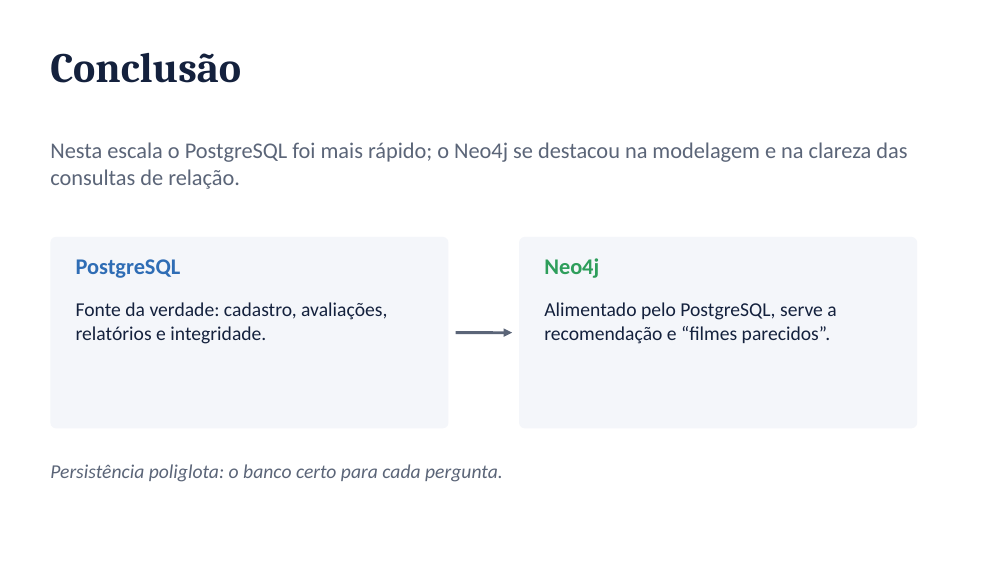
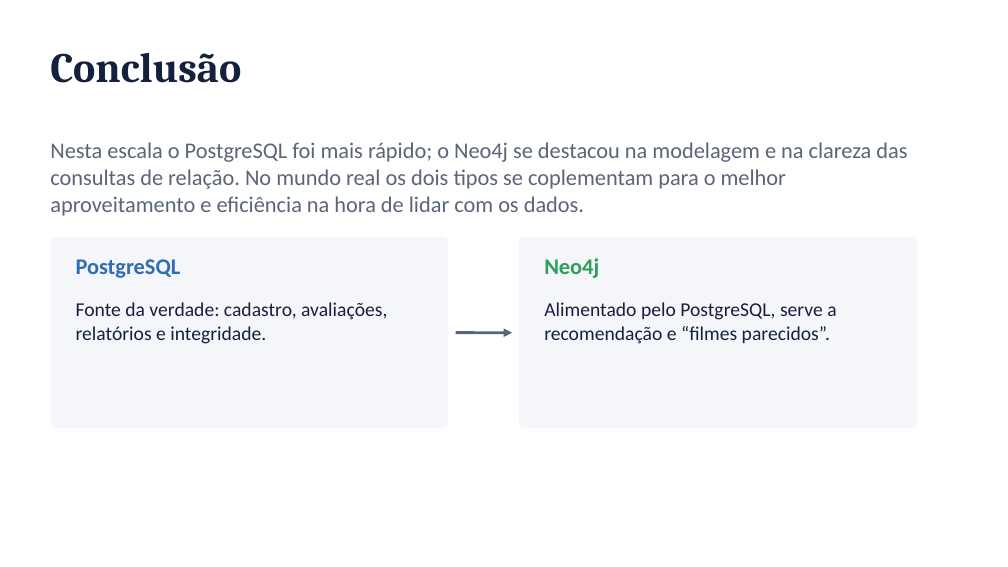
Before and after one commit to FineiasAntonio/BancoDeDados, a slide deck: slide 17 of docs/apresentacao.pptx (slide 16 before the commit). Drawn at 1008x567 pixels with LibreOffice and Linux fonts; fonts in the diff are those of the drawing. Boxes give left, top, right and bottom in pixels: in the first picture for what was removed or moved away, otherwise in the second. Text is boxed around its words. In the diff, an @@ line names an element or a change of style, - is before the commit and + after.

```diff
--- a/docs/apresentacao.pptx
+++ b/docs/apresentacao.pptx
@@ text at (50,142,907,216): text changed @@
-Nesta escala o PostgreSQL foi mais rápido; o Neo4j se destacou na modelagem e na clareza das consultas de relação.
+Nesta escala o PostgreSQL foi mais rápido; o Neo4j se destacou na modelagem e na clareza das consultas de relação. No mundo real os dois tipos se coplementam para o melhor aproveitamento e eficiência na hora de lidar com os dados.
@@ text removed at (50,464,503,482) @@
-Persistência poliglota: o banco certo para cada pergunta.
```
Also in this commit, not shown: 1 other slide changed, 1 slide added.
